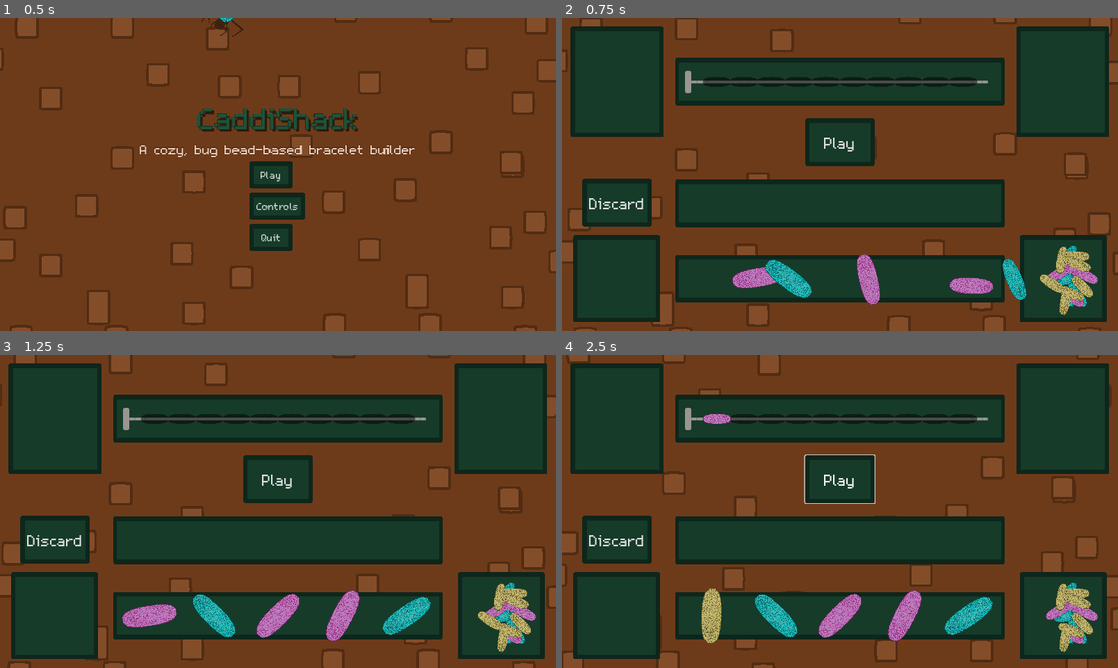
Above: before the commit, frames 1-4 (two rows, left to right).
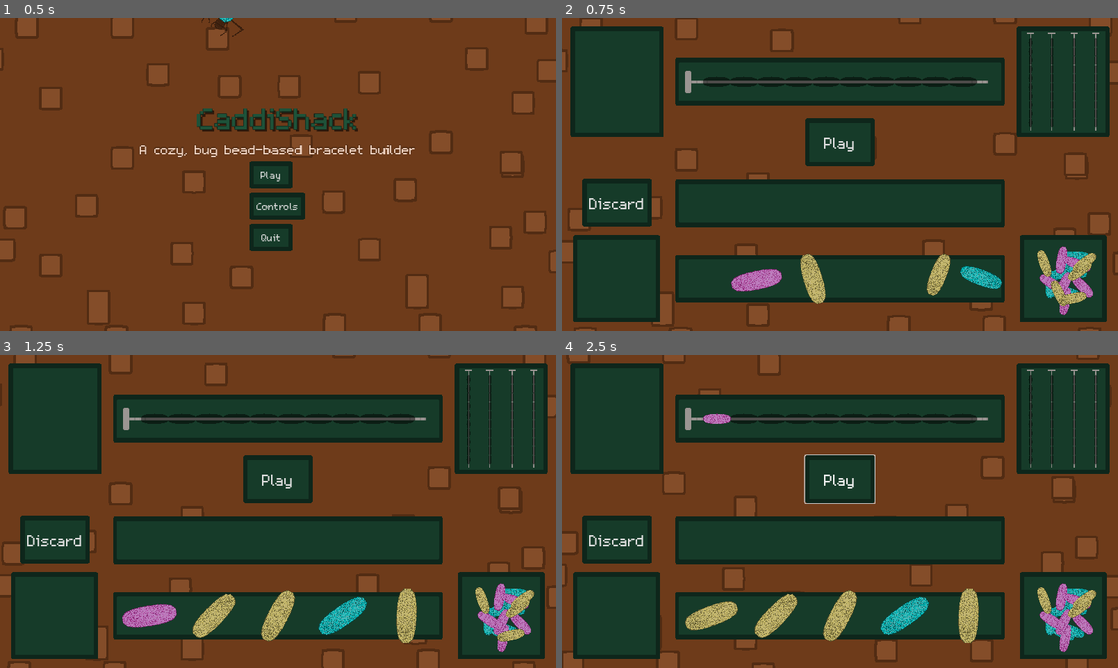
Above: after the commit, the same moments.

Repository: Splashy-Inc/caddishack
Game: Godot game, scene res://SCENES/screen_manager.tscn
The game is run twice, just before and just after one commit, with the same random seed, the same clock (stepped at 60 frames per second) and the same inputs. The engine's default icon, where the game draws it, is replaced by a stand-in: a white triangle on a blue panel in a dark square.
Inputs (mouse positions are in pixels of both pictures, inside the frame that each line leads up to):
- Up to frame 1 (0.5 s): no input
- Up to frame 2 (0.75 s): click "Play" at 0.5 s
- Up to frame 3 (1.25 s): no input
- Up to frame 4 (2.5 s): click "Play" at 1.25 s; tap Enter at 2 s; move the mouse to (712, 614) at 2.02 s; press the mouse at (712, 614) at 2.03 s; hold D (right) from 2.03 s (still down)

Frame 1 is identical in both runs. In frame 2, 5.0% of the frame differs, in the area x 30-99%, y 2-95%; in frame 3, 5.1%; in frame 4, 5.8%, in the area x 22-99%, y 2-95%.

Commit message:
Completed bracelets panel with slots
Next is to fill them on completion

Diff:
--- a/RESOURCES/test_bead_pile.tres
+++ b/RESOURCES/test_bead_pile.tres
@@ -9,11 +9,13 @@
 script = ExtResource("2_nk0vj")
 color = 1
 cell = Vector2i(0, 0)
+price = 0
 
 [sub_resource type="Resource" id="Resource_nedf8"]
 script = ExtResource("3_pk31x")
 type = 0
 cell = Vector2i(0, 0)
+price = 0
 
 [sub_resource type="Resource" id="Resource_pbe3k"]
 script = ExtResource("1_r46yr")
@@ -24,11 +26,13 @@
 script = ExtResource("2_nk0vj")
 color = 1
 cell = Vector2i(0, 0)
+price = 0
 
 [sub_resource type="Resource" id="Resource_d6yk0"]
 script = ExtResource("3_pk31x")
 type = 0
 cell = Vector2i(0, 0)
+price = 0
 
 [sub_resource type="Resource" id="Resource_e8ih2"]
 script = ExtResource("1_r46yr")
@@ -39,11 +43,13 @@
 script = ExtResource("2_nk0vj")
 color = 1
 cell = Vector2i(0, 0)
+price = 0
 
 [sub_resource type="Resource" id="Resource_yjnyg"]
 script = ExtResource("3_pk31x")
 type = 0
 cell = Vector2i(0, 0)
+price = 0
 
 [sub_resource type="Resource" id="Resource_jnlf5"]
 script = ExtResource("1_r46yr")
@@ -54,11 +60,13 @@
 script = ExtResource("2_nk0vj")
 color = 1
 cell = Vector2i(0, 0)
+price = 0
 
 [sub_resource type="Resource" id="Resource_vv268"]
 script = ExtResource("3_pk31x")
 type = 0
 cell = Vector2i(0, 0)
+price = 0
 
 [sub_resource type="Resource" id="Resource_5rco5"]
 script = ExtResource("1_r46yr")
@@ -69,11 +77,13 @@
 script = ExtResource("2_nk0vj")
 color = 1
 cell = Vector2i(0, 0)
+price = 0
 
 [sub_resource type="Resource" id="Resource_6ofsn"]
 script = ExtResource("3_pk31x")
 type = 0
 cell = Vector2i(0, 0)
+price = 0
 
 [sub_resource type="Resource" id="Resource_66owf"]
 script = ExtResource("1_r46yr")
@@ -84,11 +94,13 @@
 script = ExtResource("2_nk0vj")
 color = 1
 cell = Vector2i(0, 0)
+price = 0
 
 [sub_resource type="Resource" id="Resource_aqv5p"]
 script = ExtResource("3_pk31x")
 type = 0
 cell = Vector2i(0, 0)
+price = 0
 
 [sub_resource type="Resource" id="Resource_8kujj"]
 script = ExtResource("1_r46yr")
@@ -99,11 +111,13 @@
 script = ExtResource("2_nk0vj")
 color = 1
 cell = Vector2i(0, 0)
+price = 0
 
 [sub_resource type="Resource" id="Resource_my8tf"]
 script = ExtResource("3_pk31x")
 type = 0
 cell = Vector2i(0, 0)
+price = 0
 
 [sub_resource type="Resource" id="Resource_qjq3e"]
 script = ExtResource("1_r46yr")
@@ -114,11 +128,13 @@
 script = ExtResource("2_nk0vj")
 color = 1
 cell = Vector2i(0, 0)
+price = 0
 
 [sub_resource type="Resource" id="Resource_jpgx2"]
 script = ExtResource("3_pk31x")
 type = 1
 cell = Vector2i(0, 0)
+price = 0
 
 [sub_resource type="Resource" id="Resource_osmid"]
 script = ExtResource("1_r46yr")
@@ -129,11 +145,13 @@
 script = ExtResource("2_nk0vj")
 color = 1
 cell = Vector2i(0, 0)
+price = 0
 
 [sub_resource type="Resource" id="Resource_422tn"]
 script = ExtResource("3_pk31x")
 type = 2
 cell = Vector2i(0, 0)
+price = 0
 
 [sub_resource type="Resource" id="Resource_tqjjn"]
 script = ExtResource("1_r46yr")
@@ -144,11 +162,13 @@
 script = ExtResource("2_nk0vj")
 color = 1
 cell = Vector2i(0, 0)
+price = 0
 
 [sub_resource type="Resource" id="Resource_8qx5u"]
 script = ExtResource("3_pk31x")
 type = 3
 cell = Vector2i(0, 0)
+price = 0
 
 [sub_resource type="Resource" id="Resource_jgo7g"]
 script = ExtResource("1_r46yr")
@@ -159,11 +179,13 @@
 script = ExtResource("2_nk0vj")
 color = 2
 cell = Vector2i(0, 0)
+price = 0
 
 [sub_resource type="Resource" id="Resource_wreqv"]
 script = ExtResource("3_pk31x")
 type = 0
 cell = Vector2i(0, 0)
+price = 0
 
 [sub_resource type="Resource" id="Resource_w3bu8"]
 script = ExtResource("1_r46yr")
@@ -174,11 +196,13 @@
 script = ExtResource("2_nk0vj")
 color = 2
 cell = Vector2i(0, 0)
+price = 0
 
 [sub_resource type="Resource" id="Resource_eftcy"]
 script = ExtResource("3_pk31x")
 type = 0
 cell = Vector2i(0, 0)
+price = 0
 
 [sub_resource type="Resource" id="Resource_sj8px"]
 script = ExtResource("1_r46yr")
@@ -189,11 +213,13 @@
 script = ExtResource("2_nk0vj")
 color = 2
 cell = Vector2i(0, 0)
+price = 0
 
 [sub_resource type="Resource" id="Resource_lhn17"]
 script = ExtResource("3_pk31x")
 type = 0
 cell = Vector2i(0, 0)
+price = 0
 
 [sub_resource type="Resource" id="Resource_q17ht"]
 script = ExtResource("1_r46yr")
@@ -204,11 +230,13 @@
 script = ExtResource("2_nk0vj")
 color = 2
 cell = Vector2i(0, 0)
+price = 0
 
 [sub_resource type="Resource" id="Resource_q0yie"]
 script = ExtResource("3_pk31x")
 type = 0
 cell = Vector2i(0, 0)
+price = 0
 
 [sub_resource type="Resource" id="Resource_s8vue"]
 script = ExtResource("1_r46yr")
@@ -219,11 +247,13 @@
 script = ExtResource("2_nk0vj")
 color = 2
 cell = Vector2i(0, 0)
+price = 0
 
 [sub_resource type="Resource" id="Resource_y2w65"]
 script = ExtResource("3_pk31x")
 type = 0
 cell = Vector2i(0, 0)
+price = 0
 
 [sub_resource type="Resource" id="Resource_mukuc"]
 script = ExtResource("1_r46yr")
@@ -234,11 +264,13 @@
 script = ExtResource("2_nk0vj")
 color = 2
 cell = Vector2i(0, 0)
+price = 0
 
 [sub_resource type="Resource" id="Resource_l4qf3"]
 script = ExtResource("3_pk31x")
 type = 0
 cell = Vector2i(0, 0)
+price = 0
 
 [sub_resource type="Resource" id="Resource_y1l50"]
 script = ExtResource("1_r46yr")
@@ -249,11 +281,13 @@
 script = ExtResource("2_nk0vj")
 color = 2
 cell = Vector2i(0, 0)
+price = 0
 
 [sub_resource type="Resource" id="Resource_ndif5"]
 script = ExtResource("3_pk31x")
 type = 0
 cell = Vector2i(0, 0)
+price = 0
 
 [sub_resource type="Resource" id="Resource_stj1m"]
 script = ExtResource("1_r46yr")
@@ -264,11 +298,13 @@
 script = ExtResource("2_nk0vj")
 color = 2
 cell = Vector2i(0, 0)
+price = 0
 
 [sub_resource type="Resource" id="Resource_hss5n"]
 script = ExtResource("3_pk31x")
 type = 1
 cell = Vector2i(0, 0)
+price = 0
 
 [sub_resource type="Resource" id="Resource_s3t75"]
 script = ExtResource("1_r46yr")
@@ -279,11 +315,13 @@
 script = ExtResource("2_nk0vj")
 color = 2
 cell = Vector2i(0, 0)
+price = 0
 
 [sub_resource type="Resource" id="Resource_di2xi"]
 script = ExtResource("3_pk31x")
 type = 2
 cell = Vector2i(0, 0)
+price = 0
 
 [sub_resource type="Resource" id="Resource_xbdlb"]
 script = ExtResource("1_r46yr")
@@ -294,11 +332,13 @@
 script = ExtResource("2_nk0vj")
 color = 2
 cell = Vector2i(0, 0)
+price = 0
 
 [sub_resource type="Resource" id="Resource_8nndb"]
 script = ExtResource("3_pk31x")
 type = 3
 cell = Vector2i(0, 0)
+price = 0
 
 [sub_resource type="Resource" id="Resource_dwjlm"]
 script = ExtResource("1_r46yr")
@@ -309,11 +349,13 @@
 script = ExtResource("2_nk0vj")
 color = 3
 cell = Vector2i(0, 0)
+price = 0
 
 [sub_resource type="Resource" id="Resource_smhe2"]
 script = ExtResource("3_pk31x")
 type = 0
 cell = Vector2i(0, 0)
+price = 0
 
 [sub_resource type="Resource" id="Resource_pny6b"]
 script = ExtResource("1_r46yr")
@@ -324,11 +366,13 @@
 script = ExtResource("2_nk0vj")
 color = 3
 cell = Vector2i(0, 0)
+price = 0
 
 [sub_resource type="Resource" id="Resource_tgtla"]
 script = ExtResource("3_pk31x")
 type = 0
 cell = Vector2i(0, 0)
+price = 0
 
 [sub_resource type="Resource" id="Resource_6llpg"]
 script = ExtResource("1_r46yr")
@@ -339,11 +383,13 @@
 script = ExtResource("2_nk0vj")
 color = 3
 cell = Vector2i(0, 0)
+price = 0
 
 [sub_resource type="Resource" id="Resource_eksum"]
 script = ExtResource("3_pk31x")
 type = 0
 cell = Vector2i(0, 0)
+price = 0
 
 [sub_resource type="Resource" id="Resource_t46ub"]
 script = ExtResource("1_r46yr")
@@ -354,11 +400,13 @@
 script = ExtResource("2_nk0vj")
 color = 3
 cell = Vector2i(0, 0)
+price = 0
 
 [sub_resource type="Resource" id="Resource_i5qf3"]
 script = ExtResource("3_pk31x")
 type = 0
 cell = Vector2i(0, 0)
+price = 0
 
 [sub_resource type="Resource" id="Resource_pc2uh"]
 script = ExtResource("1_r46yr")
@@ -369,11 +417,13 @@
 script = ExtResource("2_nk0vj")
 color = 3
 cell = Vector2i(0, 0)
+price = 0
 
 [sub_resource type="Resource" id="Resource_lyik3"]
 script = ExtResource("3_pk31x")
 type = 0
 cell = Vector2i(0, 0)
+price = 0
 
 [sub_resource type="Resource" id="Resource_4cbuw"]
 script = ExtResource("1_r46yr")
@@ -384,11 +434,13 @@
 script = ExtResource("2_nk0vj")
 color = 3
 cell = Vector2i(0, 0)
+price = 0
 
 [sub_resource type="Resource" id="Resource_80rpt"]
 script = ExtResource("3_pk31x")
 type = 0
 cell = Vector2i(0, 0)
+price = 0
 
 [sub_resource type="Resource" id="Resource_1q4qg"]
 script = ExtResource("1_r46yr")
@@ -399,11 +451,13 @@
 script = ExtResource("2_nk0vj")
 color = 3
 cell = Vector2i(0, 0)
+price = 0
 
 [sub_resource type="Resource" id="Resource_8fq1a"]
 script = ExtResource("3_pk31x")
 type = 0
 cell = Vector2i(0, 0)
+price = 0
 
 [sub_resource type="Resource" id="Resource_nd3ym"]
 script = ExtResource("1_r46yr")
@@ -414,11 +468,13 @@
 script = ExtResource("2_nk0vj")
 color = 3
 cell = Vector2i(0, 0)
+price = 0
 
 [sub_resource type="Resource" id="Resource_hrw58"]
 script = ExtResource("3_pk31x")
 type = 1
 cell = Vector2i(0, 0)
+price = 0
 
 [sub_resource type="Resource" id="Resource_6hkct"]
 script = ExtResource("1_r46yr")
@@ -429,11 +485,13 @@
 script = ExtResource("2_nk0vj")
 color = 3
 cell = Vector2i(0, 0)
+price = 0
 
 [sub_resource type="Resource" id="Resource_30dex"]
 script = ExtResource("3_pk31x")
 type = 2
 cell = Vector2i(0, 0)
+price = 0
 
 [sub_resource type="Resource" id="Resource_3udh4"]
 script = ExtResource("1_r46yr")
@@ -444,11 +502,13 @@
 script = ExtResource("2_nk0vj")
 color = 3
 cell = Vector2i(0, 0)
+price = 0
 
 [sub_resource type="Resource" id="Resource_ujw2m"]
 script = ExtResource("3_pk31x")
 type = 3
 cell = Vector2i(0, 0)
+price = 0
 
 [sub_resource type="Resource" id="Resource_3pl0u"]
 script = ExtResource("1_r46yr")
--- a/SCENES/CRAFT_STATION/bracelet_station.tscn
+++ b/SCENES/CRAFT_STATION/bracelet_station.tscn
@@ -1,21 +1,20 @@
 [gd_scene load_steps=11 format=3 uid="uid://j7kdpfxltq4j"]
 
-[ext_resource type="PackedScene" uid="uid://bf66yigpmnvq4" path="res://SCENES/CRAFT_STATION/station_background.tscn" id="1_8q7v8"]
+[ext_resource type="PackedScene" path="res://SCENES/CRAFT_STATION/station_background.tscn" id="1_8q7v8"]
 [ext_resource type="Script" path="res://SCRIPTS/CRAFT_STATION/bracelet_station.gd" id="1_opsq7"]
-[ext_resource type="Resource" uid="uid://bsvf5p0v0rvxl" path="res://RESOURCES/new_bead_pile.tres" id="2_vef0t"]
 [ext_resource type="Texture2D" uid="uid://cmuoseeihhp3q" path="res://ASSETS/Art/CRAFT_STATION/Run_Display.png" id="3_53qlp"]
 [ext_resource type="PackedScene" uid="uid://dlvsne80igil2" path="res://SCENES/CRAFT_STATION/bracelet_construction_panel.tscn" id="4_2dhfs"]
+[ext_resource type="PackedScene" uid="uid://bqmyglx3n5yyp" path="res://SCENES/CRAFT_STATION/complete_bracelet_panel.tscn" id="5_r3loc"]
 [ext_resource type="PackedScene" uid="uid://juk37sd2sdfi" path="res://SCENES/CRAFT_STATION/bead_set.tscn" id="6_kjoem"]
-[ext_resource type="StyleBox" path="res://RESOURCES/button_box_disabled.tres" id="6_t3cw0"]
 [ext_resource type="PackedScene" uid="uid://cmerjff0e20um" path="res://SCENES/CRAFT_STATION/bead_pile.tscn" id="7_atnpg"]
 [ext_resource type="StyleBox" uid="uid://b4ohcrep4kgqi" path="res://RESOURCES/button_box_hover.tres" id="7_wvnwv"]
+[ext_resource type="Resource" uid="uid://c81ojbagj28o1" path="res://RESOURCES/test_bead_pile.tres" id="9_crcei"]
 [ext_resource type="StyleBox" uid="uid://clyq3pof6wks3" path="res://RESOURCES/button_box_normal.tres" id="10_18jgd"]
 
 [node name="BraceletStation" type="Node"]
 script = ExtResource("1_opsq7")
-bead_pile = ExtResource("2_vef0t")
 
-[node name="StationBackground" parent="." instance=ExtResource("1_8q7v8")]
+[node name="Background" parent="." instance=ExtResource("1_8q7v8")]
 
 [node name="PlayingField" type="Node2D" parent="."]
 
@@ -25,9 +24,8 @@
 
 [node name="BraceletPanel" parent="PlayingField" instance=ExtResource("4_2dhfs")]
 
-[node name="CompleteBraceletPanel" type="Sprite2D" parent="PlayingField"]
+[node name="CompleteBraceletPanel" parent="PlayingField" instance=ExtResource("5_r3loc")]
 position = Vector2(1153, 147)
-texture = ExtResource("3_53qlp")
 
 [node name="PlayButton" type="Button" parent="PlayingField"]
 custom_minimum_size = Vector2(0, 110)
@@ -38,7 +36,6 @@
 size_flags_horizontal = 0
 size_flags_vertical = 0
 theme_override_font_sizes/font_size = 55
-theme_override_styles/disabled = ExtResource("6_t3cw0")
 theme_override_styles/hover = ExtResource("7_wvnwv")
 theme_override_styles/normal = ExtResource("10_18jgd")
 text = "Play"
@@ -55,7 +52,6 @@
 size_flags_horizontal = 0
 size_flags_vertical = 0
 theme_override_font_sizes/font_size = 55
-theme_override_styles/disabled = ExtResource("6_t3cw0")
 theme_override_styles/hover = ExtResource("7_wvnwv")
 theme_override_styles/normal = ExtResource("10_18jgd")
 text = "Discard"
@@ -72,6 +68,7 @@
 
 [node name="DrawPile" parent="PlayingField" instance=ExtResource("7_atnpg")]
 position = Vector2(1153, 600)
+bead_array_info = ExtResource("9_crcei")
 
 [connection signal="pressed" from="PlayingField/PlayButton" to="." method="_on_play_pressed"]
 [connection signal="bead_clicked" from="PlayingField/SelectionPanel" to="." method="_on_selection_panel_bead_clicked"]
--- /dev/null
+++ b/SCENES/CRAFT_STATION/complete_bracelet_panel.tscn
@@ -0,0 +1,42 @@
+[gd_scene load_steps=4 format=3 uid="uid://msgy4gvimwoe"]
+
+[ext_resource type="Texture2D" uid="uid://cmuoseeihhp3q" path="res://ASSETS/Art/CRAFT_STATION/Run_Display.png" id="1_rt5fe"]
+[ext_resource type="Script" path="res://SCRIPTS/CRAFT_STATION/complete_bracelet_panel.gd" id="1_wr2mv"]
+[ext_resource type="PackedScene" uid="uid://8vogira8ngwj" path="res://SCENES/CRAFT_STATION/bracelet.tscn" id="2_nkcb3"]
+
+[node name="CompleteBraceletPanel" type="Node2D"]
+position = Vector2(142, 141)
+script = ExtResource("1_wr2mv")
+
+[node name="Background" type="Sprite2D" parent="."]
+texture = ExtResource("1_rt5fe")
+
+[node name="BraceletSlots" type="Node2D" parent="."]
+
+[node name="Slot1" type="Node2D" parent="BraceletSlots"]
+position = Vector2(-75, 2)
+rotation = 1.5708
+scale = Vector2(0.325, 0.325)
+
+[node name="Bracelet" parent="BraceletSlots/Slot1" instance=ExtResource("2_nkcb3")]
+
+[node name="Slot2" type="Node2D" parent="BraceletSlots"]
+position = Vector2(-25, 2)
+rotation = 1.5708
+scale = Vector2(0.325, 0.325)
+
+[node name="Bracelet" parent="BraceletSlots/Slot2" instance=ExtResource("2_nkcb3")]
+
+[node name="Slot3" type="Node2D" parent="BraceletSlots"]
+position = Vector2(25, 2)
+rotation = 1.5708
+scale = Vector2(0.325, 0.325)
+
+[node name="Bracelet" parent="BraceletSlots/Slot3" instance=ExtResource("2_nkcb3")]
+
+[node name="Slot4" type="Node2D" parent="BraceletSlots"]
+position = Vector2(75, 2)
+rotation = 1.5708
+scale = Vector2(0.325, 0.325)
+
+[node name="Bracelet" parent="BraceletSlots/Slot4" instance=ExtResource("2_nkcb3")]
--- /dev/null
+++ b/SCRIPTS/CRAFT_STATION/complete_bracelet_panel.gd
@@ -0,0 +1,25 @@
+extends Node2D
+
+class_name BraceletContainer
+
+@export var bracelets : Array[BraceletInfo]
+
+@onready var bracelet_slots: Node2D = $BraceletSlots
+
+
+# Called when the node enters the scene tree for the first time.
+func _ready() -> void:
+	set_bracelets(bracelets)
+
+# Called every frame. 'delta' is the elapsed time since the previous frame.
+func _process(delta: float) -> void:
+	pass
+
+func set_bracelets(new_bracelets: Array[BraceletInfo]):
+	var temp_bracelets = new_bracelets.duplicate()
+	for slot in bracelet_slots.get_children():
+		for child in slot.get_children():
+			if child is Bracelet:
+				if not temp_bracelets.is_empty():
+					var new_bracelet = temp_bracelets.pop_front() as BraceletInfo
+					child.set_beads(new_bracelet.bead_array_info)
Not shown: 1 places in RESOURCES/test_terrarium.tres that only renumber resources
Not shown: 2 places in SCENES/TERRARIUM/caddisfly.tscn that only renumber resources
